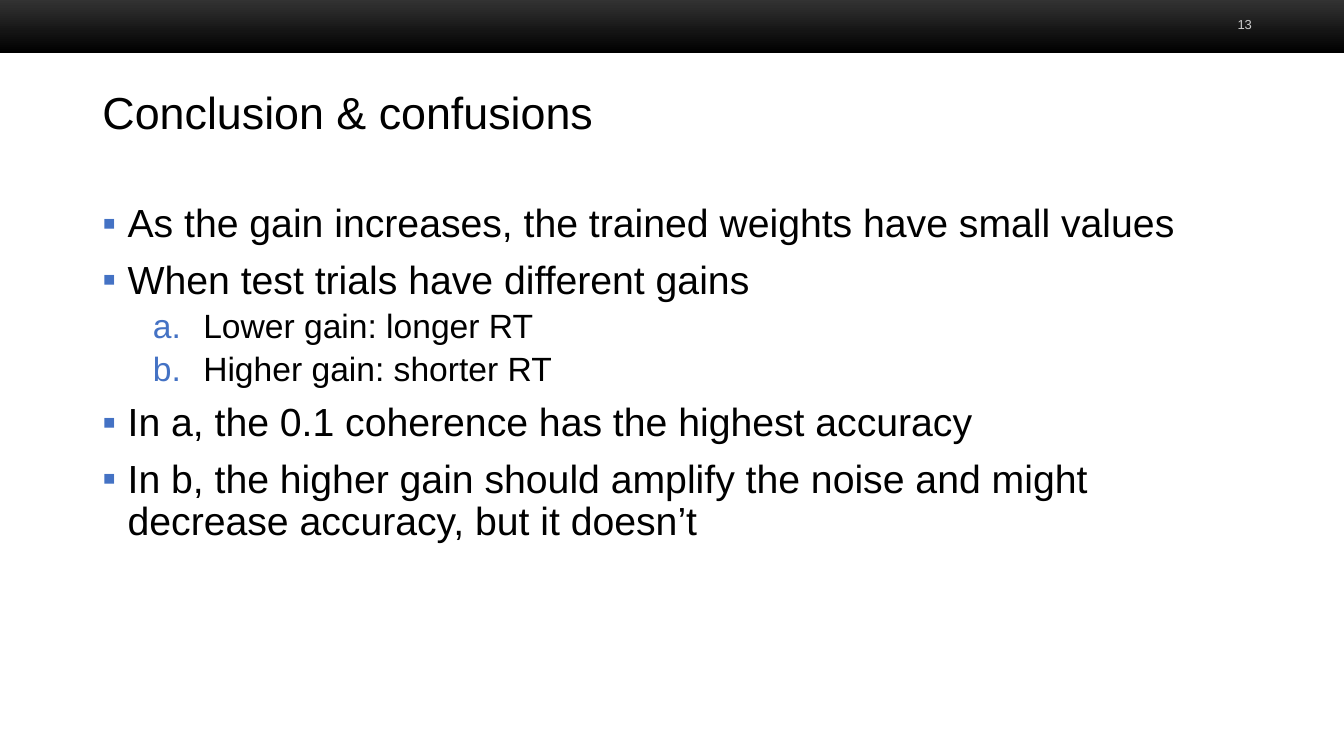
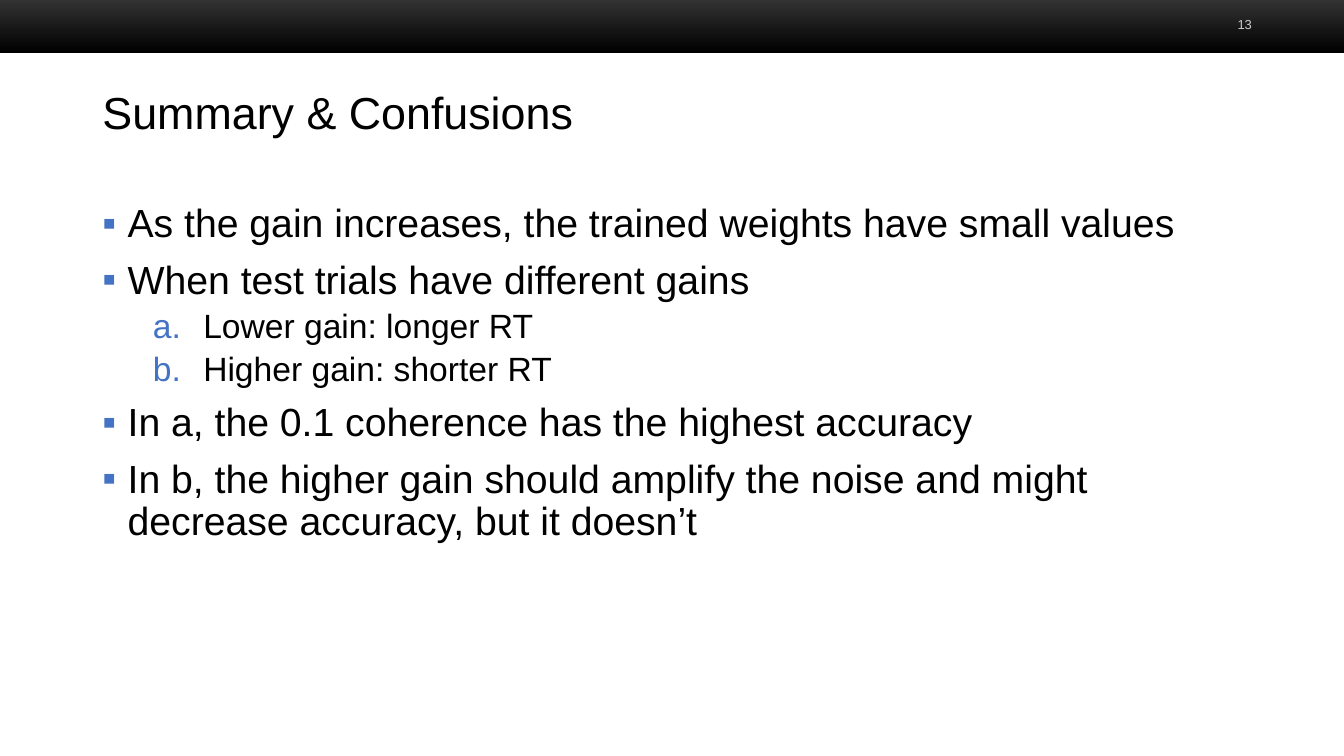
Before and after one commit to trustyuke/PsychRNN, a slide deck: slide 13 of worklog/worklog1.pptx. Drawn at 1344x756 pixels with LibreOffice and Linux fonts; fonts in the diff are those of the drawing; background and template pictures are left out. Boxes give left, top, right and bottom in pixels: in the first picture for what was removed or moved away, otherwise in the second. Text is boxed around its words. In the diff, an @@ line names an element or a change of style, - is before the commit and + after.

```diff
--- a/worklog/worklog1.pptx
+++ b/worklog/worklog1.pptx
@@ title at <box>102,96,573,138</box>: text changed @@
-Conclusion & confusions
+Summary & Confusions
```
Also in this commit, not shown: 1 other slide changed, 10 slides added, 33 other files.
